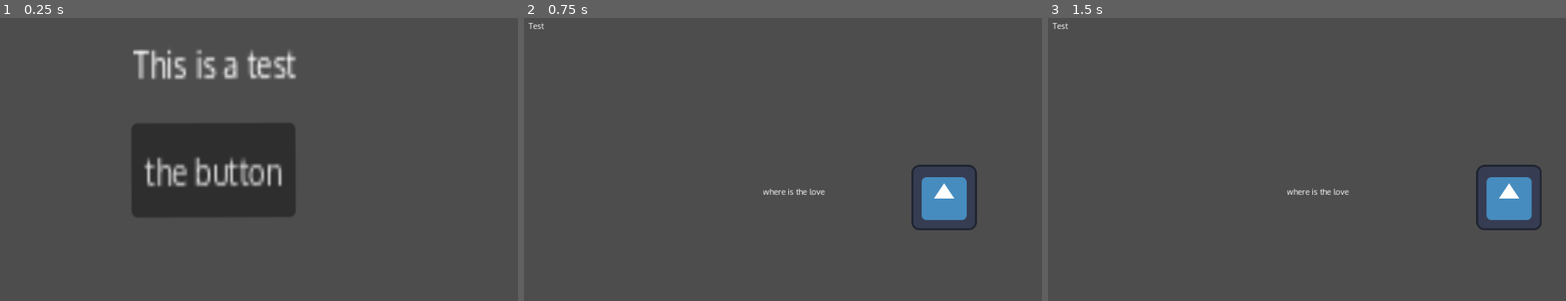
Above: before the commit, frames 1-3 (left to right).
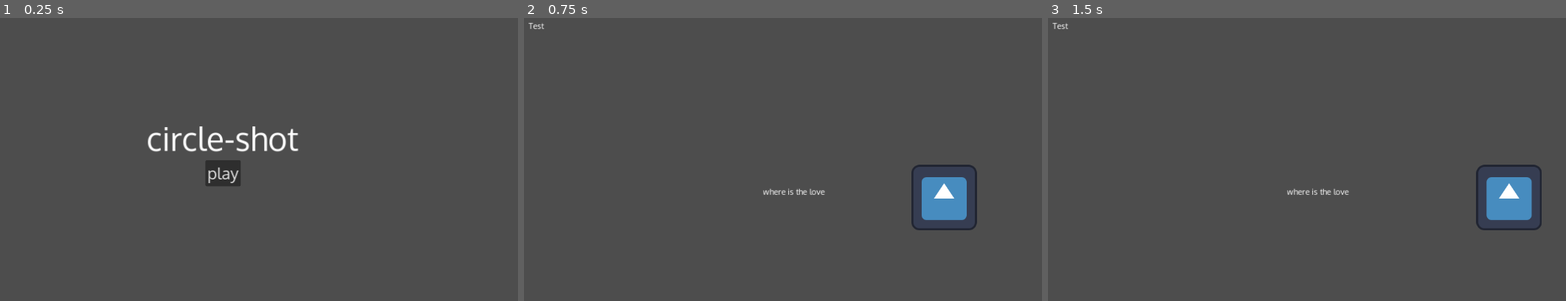
Above: after the commit, the same moments.

Repository: namiwa/game_godot
Game: Godot game, scene res://loadout.tscn
Same seed, same stepped clock (60 frames per second), same inputs: the game is played once before the commit and once after it. The engine's default icon, where the game draws it, is replaced by a stand-in: a white triangle on a blue panel in a dark square.
Inputs:
- Up to frame 1 (0.25 s): no input
- Up to frame 2 (0.75 s): click "the button" (after the commit: "play") at 0.5 s
- Up to frame 3 (1.5 s): tap Enter at 1.25 s; hold Right (move_right) from 1.28 s (still down)

The runs differ from the first frame. In frame 1, 11% of the frame differs, in the area x 25-58%, y 10-71%; in frame 2, nothing differs; in frame 3, nothing differs.

Commit message:
fix: add correct font properties + button signal for scene transition

Diff:
--- a/Player.gd
+++ b/Player.gd
@@ -10,6 +10,7 @@
 
 # Called every frame. 'delta' is the elapsed time since the previous frame.
 func _process(delta):
+	# controlled 2D movement
 	var velocity = Vector2.ZERO
 	if Input.is_action_pressed("move_down"):
 		velocity.y += 1
@@ -27,5 +28,4 @@
 		$AnimatedSprite2D.stop()
 
 	position += velocity * delta
-	print_debug(position, screen_size)
 	position = position.clamp(Vector2.ZERO, screen_size - Vector2(speed / 2, speed / 2))
--- a/loadout.gd
+++ b/loadout.gd
@@ -1,10 +1,10 @@
-extends Node2D
+extends Button
 
 # Called when the node enters the scene tree for the first time.
 func _ready():
-	print('loadout: scene loaded')
+	print('loadout: button loaded')
 
 
-func _on_button_pressed():
+func _pressed():
 	print('loadout-Button: pressed')
 	Global.goto_scene("res://main.tscn")
--- a/loadout.tscn
+++ b/loadout.tscn
@@ -1,27 +1,37 @@
-[gd_scene load_steps=2 format=3 uid="uid://bs2sn3mgt3rvh"]
+[gd_scene load_steps=3 format=3 uid="uid://bs2sn3mgt3rvh"]
 
 [ext_resource type="Script" path="res://loadout.gd" id="1_ncjh4"]
+[ext_resource type="FontFile" uid="uid://djavctyqjpmqc" path="res://Fonts/Oxygen-Regular.ttf" id="1_opa3l"]
 
 [node name="loadout" type="Node2D"]
-position = Vector2(-3, -1)
-rotation = -0.00367901
-scale = Vector2(3.59846, 4.71508)
-script = ExtResource("1_ncjh4")
 
-[node name="RichTextLabel" type="RichTextLabel" parent="."]
-offset_left = 111.628
-offset_top = 18.1287
-offset_right = 201.628
-offset_bottom = 40.1287
-text = "This is a test"
-scroll_active = false
-autowrap_mode = 2
+[node name="Label" type="Label" parent="."]
+anchors_preset = 7
+anchor_left = 0.5
+anchor_top = 1.0
+anchor_right = 0.5
+anchor_bottom = 1.0
+offset_left = -149.0
+offset_top = -85.0
+offset_right = 149.0
+grow_horizontal = 2
+grow_vertical = 0
+size_flags_horizontal = 4
+theme_override_fonts/font = ExtResource("1_opa3l")
+theme_override_font_sizes/font_size = 64
+text = "circle-shot"
+
+[node name="Camera2D" type="Camera2D" parent="."]
 
 [node name="Button" type="Button" parent="."]
-offset_left = 110.9
-offset_top = 53.7573
-offset_right = 199.9
-offset_bottom = 92.7573
-text = "the button"
-
-[connection signal="pressed" from="Button" to="." method="_on_button_pressed"]
+anchors_preset = 5
+anchor_left = 0.5
+anchor_right = 0.5
+offset_left = -34.5
+offset_right = 34.5
+offset_bottom = 49.0
+grow_horizontal = 2
+theme_override_fonts/font = ExtResource("1_opa3l")
+theme_override_font_sizes/font_size = 32
+text = "play"
+script = ExtResource("1_ncjh4")
